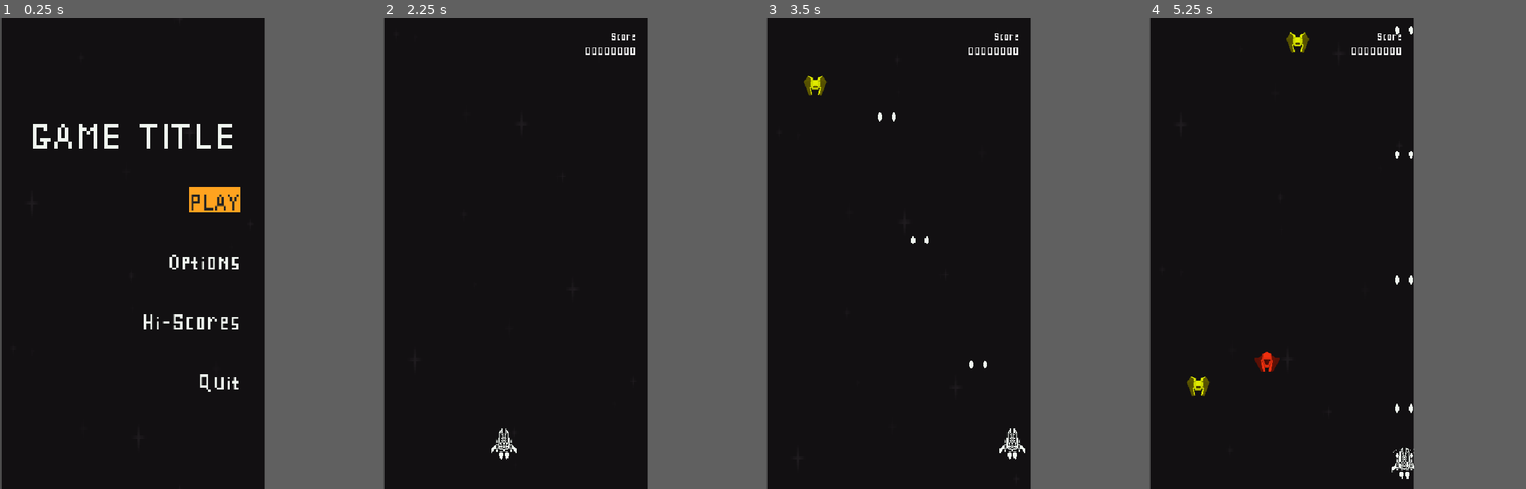
Above: before the commit, frames 1-4 (left to right).
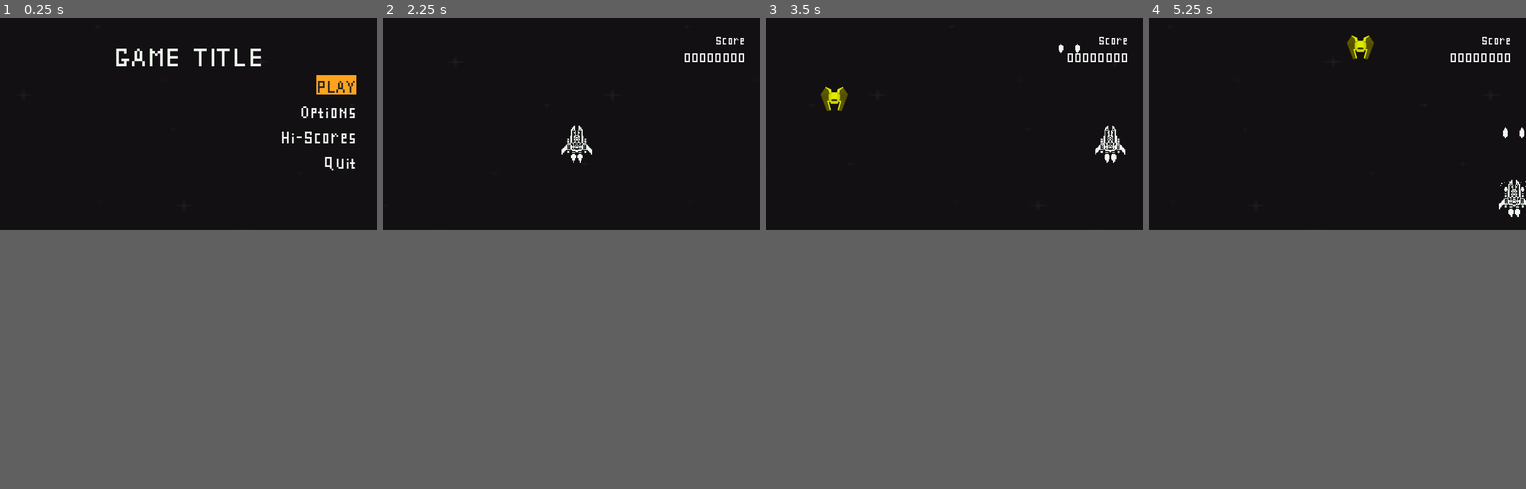
Above: after the commit, the same moments.

Repository: rnakkas/GodotSandbox
Game: Godot game, scene res://ShmupSandbox/Main/Scenes/main.tscn
The game is run twice, just before and just after one commit, with the same random seed, the same clock (stepped at 60 frames per second) and the same inputs.
Inputs (mouse positions are in pixels of both pictures, inside the frame that each line leads up to):
- Up to frame 1 (0.25 s): no input
- Up to frame 2 (2.25 s): click "Options" at 0.5 s; click "Back" at 1.25 s; click "PLAY" at 2 s
- Up to frame 3 (3.5 s): tap Enter at 2.75 s; move the mouse to (958, 229) at 2.77 s; hold D (move_right) from 2.78 s (still down); hold Space (shoot) from 2.78 s (still down)
- Up to frame 4 (5.25 s): move the mouse to (1228, 277) at 3.52 s; release D (move_right) at 3.53 s; release Space (shoot) at 3.53 s; hold S (move_down) 3.53-4.28 s; tap Space (shoot) at 3.6, 5.1 s; move the mouse to (1307, 149) at 4.27 s; hold D (move_right) 4.28-5.03 s; hold Space (shoot) 4.28-5.03 s; move the mouse to (1269, 347) at 5.02 s; hold W (move_up) from 5.03 s (still down)
The window is 450x800 before the commit and 640x360 after it. Grey fills any space a smaller window leaves; there, only what the larger window draws over its background counts as a difference.

The runs differ from the first frame. In frame 1, 4.2% of the frame differs, in the area x 0-95%, y 0-100%; in frame 2, 1.3%; in frame 3, 1.8%; in frame 4, 2.2%.

Commit message:
horizontal ar and resolution

Diff:
--- a/ShmupSandbox/Main/Scenes/game.tscn
+++ b/ShmupSandbox/Main/Scenes/game.tscn
@@ -15,13 +15,13 @@
 
 [node name="PlayerShip" parent="." instance=ExtResource("1_cxqyk")]
 unique_name_in_owner = true
-position = Vector2(246, 877)
+position = Vector2(329, 223)
 
 [node name="Camera2D" type="Camera2D" parent="PlayerShip"]
 limit_left = 0
 limit_top = 0
-limit_right = 540
-limit_bottom = 960
+limit_right = 640
+limit_bottom = 360
 
 [node name="PlayerProjectilesContainer" type="Node2D" parent="."]
 
--- a/ShmupSandbox/UI/Scenes/main_menu.tscn
+++ b/ShmupSandbox/UI/Scenes/main_menu.tscn
@@ -19,26 +19,20 @@
 anchor_bottom = 1.0
 grow_horizontal = 2
 grow_vertical = 2
-theme_override_constants/margin_left = 50
-theme_override_constants/margin_top = 50
-theme_override_constants/margin_right = 50
-theme_override_constants/margin_bottom = 50
+theme_override_constants/margin_left = 35
+theme_override_constants/margin_top = 35
+theme_override_constants/margin_right = 35
+theme_override_constants/margin_bottom = 35
 
 [node name="VBoxContainer" type="VBoxContainer" parent="MarginContainer"]
 layout_mode = 2
-theme_override_constants/separation = 70
-
-[node name="separator" type="Control" parent="MarginContainer/VBoxContainer"]
-layout_mode = 2
-
-[node name="separator2" type="Control" parent="MarginContainer/VBoxContainer"]
-layout_mode = 2
+theme_override_constants/separation = 10
 
 [node name="title" type="Label" parent="MarginContainer/VBoxContainer"]
 layout_mode = 2
 theme_override_colors/font_color = Color(0.941176, 0.964706, 0.941176, 1)
 theme_override_fonts/font = ExtResource("3_v14c2")
-theme_override_font_sizes/font_size = 116
+theme_override_font_sizes/font_size = 70
 text = "GAME TITLE"
 horizontal_alignment = 1
 
@@ -54,7 +48,7 @@
 size_flags_vertical = 4
 focus_neighbor_bottom = NodePath("../../HBoxContainer2/options_button")
 theme_override_fonts/font = ExtResource("3_v14c2")
-theme_override_font_sizes/font_size = 70
+theme_override_font_sizes/font_size = 45
 action_mode = 0
 text = "PLAY"
 flat = true
@@ -71,7 +65,7 @@
 focus_neighbor_top = NodePath("../../HBoxContainer/play_button")
 focus_neighbor_bottom = NodePath("../../HBoxContainer3/hi_scores_button")
 theme_override_fonts/font = ExtResource("3_v14c2")
-theme_override_font_sizes/font_size = 70
+theme_override_font_sizes/font_size = 45
 action_mode = 0
 text = "Options"
 flat = true
@@ -87,7 +81,7 @@
 focus_neighbor_top = NodePath("../../HBoxContainer2/options_button")
 focus_neighbor_bottom = NodePath("../../HBoxContainer4/quit_button")
 theme_override_fonts/font = ExtResource("3_v14c2")
-theme_override_font_sizes/font_size = 70
+theme_override_font_sizes/font_size = 45
 action_mode = 0
 text = "Hi-Scores"
 flat = true
@@ -103,7 +97,7 @@
 size_flags_vertical = 4
 focus_neighbor_top = NodePath("../../HBoxContainer3/hi_scores_button")
 theme_override_fonts/font = ExtResource("3_v14c2")
-theme_override_font_sizes/font_size = 70
+theme_override_font_sizes/font_size = 45
 action_mode = 0
 text = "Quit"
 flat = true
--- a/ShmupSandbox/UI/Scenes/options_menu.tscn
+++ b/ShmupSandbox/UI/Scenes/options_menu.tscn
@@ -8,8 +8,8 @@
 [sub_resource type="StyleBoxFlat" id="StyleBoxFlat_krxhe"]
 bg_color = Color(0.133333, 0.137255, 0.137255, 1)
 skew = Vector2(0.4, 0)
-border_width_top = 12
-border_width_bottom = 12
+border_width_top = 5
+border_width_bottom = 5
 border_color = Color(0.133333, 0.137255, 0.137255, 1)
 corner_detail = 2
 
@@ -25,8 +25,8 @@
 [sub_resource type="StyleBoxFlat" id="StyleBoxFlat_6upo5"]
 bg_color = Color(0.133333, 0.137255, 0.137255, 1)
 skew = Vector2(0.4, 0)
-border_width_top = 12
-border_width_bottom = 12
+border_width_top = 5
+border_width_bottom = 5
 border_color = Color(0.133333, 0.137255, 0.137255, 1)
 
 [sub_resource type="StyleBoxFlat" id="StyleBoxFlat_n03th"]
@@ -63,41 +63,41 @@
 anchor_bottom = 1.0
 grow_horizontal = 2
 grow_vertical = 2
-theme_override_constants/margin_left = 50
-theme_override_constants/margin_top = 50
-theme_override_constants/margin_right = 50
-theme_override_constants/margin_bottom = 50
+theme_override_constants/margin_left = 35
+theme_override_constants/margin_top = 35
+theme_override_constants/margin_right = 35
+theme_override_constants/margin_bottom = 35
 
 [node name="VBoxContainer" type="VBoxContainer" parent="MarginContainer"]
 layout_mode = 2
-theme_override_constants/separation = 70
+theme_override_constants/separation = 12
+
+[node name="options_label" type="Label" parent="MarginContainer/VBoxContainer"]
+layout_mode = 2
+theme_override_fonts/font = ExtResource("1_qkcl6")
+theme_override_font_sizes/font_size = 45
+text = "Options"
+horizontal_alignment = 1
 
 [node name="separator" type="Control" parent="MarginContainer/VBoxContainer"]
 layout_mode = 2
 
-[node name="separator2" type="Control" parent="MarginContainer/VBoxContainer"]
-layout_mode = 2
-
-[node name="options_label" type="Label" parent="MarginContainer/VBoxContainer"]
-layout_mode = 2
-theme_override_fonts/font = ExtResource("1_qkcl6")
-theme_override_font_sizes/font_size = 90
-text = "Options"
-horizontal_alignment = 1
-
 [node name="HBoxContainer" type="HBoxContainer" parent="MarginContainer/VBoxContainer"]
 layout_mode = 2
-theme_override_constants/separation = 35
+size_flags_horizontal = 4
+size_flags_vertical = 4
+theme_override_constants/separation = 20
 
 [node name="VBoxContainer" type="VBoxContainer" parent="MarginContainer/VBoxContainer/HBoxContainer"]
 layout_mode = 2
-theme_override_constants/separation = 5
+size_flags_horizontal = 4
+size_flags_vertical = 4
 
 [node name="sound_label" type="Label" parent="MarginContainer/VBoxContainer/HBoxContainer/VBoxContainer"]
 unique_name_in_owner = true
 layout_mode = 2
 theme_override_fonts/font = ExtResource("1_qkcl6")
-theme_override_font_sizes/font_size = 70
+theme_override_font_sizes/font_size = 35
 text = "Sound"
 horizontal_alignment = 1
 
@@ -109,10 +109,7 @@
 
 [node name="VBoxContainer2" type="VBoxContainer" parent="MarginContainer/VBoxContainer/HBoxContainer"]
 layout_mode = 2
-theme_override_constants/separation = 10
-
-[node name="separator" type="Control" parent="MarginContainer/VBoxContainer/HBoxContainer/VBoxContainer2"]
-layout_mode = 2
+size_flags_vertical = 4
 
 [node name="sound_volume_slider" type="HSlider" parent="MarginContainer/VBoxContainer/HBoxContainer/VBoxContainer2"]
 unique_name_in_owner = true
@@ -129,17 +126,20 @@
 
 [node name="HBoxContainer2" type="HBoxContainer" parent="MarginContainer/VBoxContainer"]
 layout_mode = 2
-theme_override_constants/separation = 38
+size_flags_horizontal = 4
+size_flags_vertical = 4
+theme_override_constants/separation = 20
 
 [node name="VBoxContainer" type="VBoxContainer" parent="MarginContainer/VBoxContainer/HBoxContainer2"]
 layout_mode = 2
+size_flags_vertical = 4
 theme_override_constants/separation = 5
 
 [node name="music_label" type="Label" parent="MarginContainer/VBoxContainer/HBoxContainer2/VBoxContainer"]
 unique_name_in_owner = true
 layout_mode = 2
 theme_override_fonts/font = ExtResource("1_qkcl6")
-theme_override_font_sizes/font_size = 70
+theme_override_font_sizes/font_size = 35
 text = "Music"
 horizontal_alignment = 1
 
@@ -150,10 +150,6 @@
 layout_mode = 2
 
 [node name="VBoxContainer2" type="VBoxContainer" parent="MarginContainer/VBoxContainer/HBoxContainer2"]
-layout_mode = 2
-theme_override_constants/separation = 10
-
-[node name="separator" type="Control" parent="MarginContainer/VBoxContainer/HBoxContainer2/VBoxContainer2"]
 layout_mode = 2
 
 [node name="music_volume_slider" type="HSlider" parent="MarginContainer/VBoxContainer/HBoxContainer2/VBoxContainer2"]
@@ -171,10 +167,12 @@
 
 [node name="HBoxContainer3" type="HBoxContainer" parent="MarginContainer/VBoxContainer"]
 layout_mode = 2
-theme_override_constants/separation = 32
+size_flags_horizontal = 4
+theme_override_constants/separation = 20
 
 [node name="VBoxContainer" type="VBoxContainer" parent="MarginContainer/VBoxContainer/HBoxContainer3"]
 layout_mode = 2
+size_flags_vertical = 4
 theme_override_constants/separation = 5
 
 [node name="screen_shake_label" type="Label" parent="MarginContainer/VBoxContainer/HBoxContainer3/VBoxContainer"]
@@ -182,26 +180,23 @@
 layout_mode = 2
 size_flags_horizontal = 4
 theme_override_fonts/font = ExtResource("1_qkcl6")
-theme_override_font_sizes/font_size = 70
+theme_override_font_sizes/font_size = 35
 text = "Screen
 Shake"
 horizontal_alignment = 1
 
-[node name="Control" type="Control" parent="MarginContainer/VBoxContainer/HBoxContainer3"]
+[node name="separator" type="Control" parent="MarginContainer/VBoxContainer/HBoxContainer3"]
 layout_mode = 2
 
 [node name="VBoxContainer2" type="VBoxContainer" parent="MarginContainer/VBoxContainer/HBoxContainer3"]
 layout_mode = 2
 theme_override_constants/separation = 10
 
-[node name="separator" type="Control" parent="MarginContainer/VBoxContainer/HBoxContainer3/VBoxContainer2"]
-layout_mode = 2
-
 [node name="screen_shake_amount_slider" type="HSlider" parent="MarginContainer/VBoxContainer/HBoxContainer3/VBoxContainer2"]
 unique_name_in_owner = true
 custom_minimum_size = Vector2(200, 50)
 layout_mode = 2
-size_flags_vertical = 8
+size_flags_vertical = 4
 theme_override_constants/grabber_offset = 5000
 theme_override_styles/slider = SubResource("StyleBoxFlat_krxhe")
 theme_override_styles/grabber_area = SubResource("StyleBoxFlat_unpda")
@@ -212,17 +207,18 @@
 
 [node name="HBoxContainer4" type="HBoxContainer" parent="MarginContainer/VBoxContainer"]
 layout_mode = 2
-size_flags_horizontal = 0
+size_flags_horizontal = 4
 
 [node name="VBoxContainer2" type="VBoxContainer" parent="MarginContainer/VBoxContainer/HBoxContainer4"]
 layout_mode = 2
+size_flags_vertical = 4
 
 [node name="back_button" type="Button" parent="MarginContainer/VBoxContainer/HBoxContainer4/VBoxContainer2"]
 unique_name_in_owner = true
 layout_mode = 2
 size_flags_horizontal = 4
 theme_override_fonts/font = ExtResource("1_qkcl6")
-theme_override_font_sizes/font_size = 70
+theme_override_font_sizes/font_size = 35
 action_mode = 0
 text = "Back"
 flat = true
--- /dev/null
+++ b/ShmupSandbox/UI/Scenes/parallax_background.tscn
@@ -0,0 +1,18 @@
+[gd_scene load_steps=3 format=3 uid="uid://v4u6mxfaksoq"]
+
+[ext_resource type="Script" uid="uid://cv1tb3kosvc8x" path="res://ShmupSandbox/UI/Scripts/parallax_background.gd" id="1_22bcp"]
+[ext_resource type="Texture2D" uid="uid://db1kvoxnhwk4t" path="res://ShmupSandbox/Assets/ParallaxBackgrounds/black.png" id="2_jvt07"]
+
+[node name="ParallaxBackground" type="ParallaxBackground"]
+process_mode = 1
+script = ExtResource("1_22bcp")
+scroll_speed = 160.0
+
+[node name="ParallaxLayer" type="ParallaxLayer" parent="."]
+motion_scale = Vector2(0, 0.5)
+motion_mirroring = Vector2(670, 0)
+
+[node name="Sprite2D" type="Sprite2D" parent="ParallaxLayer"]
+position = Vector2(338, 189)
+scale = Vector2(2.61719, 1.49219)
+texture = ExtResource("2_jvt07")
--- a/ShmupSandbox/UI/Scenes/pause_menu.tscn
+++ b/ShmupSandbox/UI/Scenes/pause_menu.tscn
@@ -38,7 +38,7 @@
 
 [node name="VBoxContainer" type="VBoxContainer" parent="MarginContainer"]
 layout_mode = 2
-theme_override_constants/separation = 70
+theme_override_constants/separation = 10
 
 [node name="separator" type="Control" parent="MarginContainer/VBoxContainer"]
 layout_mode = 2
@@ -50,7 +50,7 @@
 layout_mode = 2
 size_flags_horizontal = 4
 theme_override_fonts/font = ExtResource("1_ur1kj")
-theme_override_font_sizes/font_size = 90
+theme_override_font_sizes/font_size = 45
 text = "Paused"
 horizontal_alignment = 1
 
@@ -64,7 +64,7 @@
 size_flags_horizontal = 4
 focus_neighbor_bottom = NodePath("../../HBoxContainer2/options_button")
 theme_override_fonts/font = ExtResource("1_ur1kj")
-theme_override_font_sizes/font_size = 70
+theme_override_font_sizes/font_size = 35
 action_mode = 0
 text = "Resume"
 flat = true
@@ -80,7 +80,7 @@
 focus_neighbor_top = NodePath("../../HBoxContainer/resume_button")
 focus_neighbor_bottom = NodePath("../../HBoxContainer3/main_menu_button")
 theme_override_fonts/font = ExtResource("1_ur1kj")
-theme_override_font_sizes/font_size = 70
+theme_override_font_sizes/font_size = 35
 action_mode = 0
 text = "Options"
 flat = true
@@ -96,7 +96,7 @@
 focus_neighbor_top = NodePath("../../HBoxContainer2/options_button")
 focus_neighbor_bottom = NodePath("../../HBoxContainer4/quit_button")
 theme_override_fonts/font = ExtResource("1_ur1kj")
-theme_override_font_sizes/font_size = 70
+theme_override_font_sizes/font_size = 35
 action_mode = 0
 text = "Main Menu"
 flat = true
@@ -111,7 +111,7 @@
 size_flags_horizontal = 4
 focus_neighbor_top = NodePath("../../HBoxContainer3/main_menu_button")
 theme_override_fonts/font = ExtResource("1_ur1kj")
-theme_override_font_sizes/font_size = 70
+theme_override_font_sizes/font_size = 35
 action_mode = 0
 text = "Quit"
 flat = true
--- a/ShmupSandbox/UI/Scenes/ui_layer.tscn
+++ b/ShmupSandbox/UI/Scenes/ui_layer.tscn
@@ -1,12 +1,11 @@
-[gd_scene load_steps=8 format=3 uid="uid://wq32mri3ebiv"]
+[gd_scene load_steps=7 format=3 uid="uid://wq32mri3ebiv"]
 
 [ext_resource type="PackedScene" uid="uid://dw1uu0vpx6e46" path="res://ShmupSandbox/UI/Scenes/main_menu.tscn" id="1_ga2yo"]
 [ext_resource type="Script" uid="uid://s70ghdyj3lk3" path="res://ShmupSandbox/UI/Scripts/ui_layer.gd" id="1_hgdm0"]
 [ext_resource type="PackedScene" uid="uid://ny01qnyexpg2" path="res://ShmupSandbox/UI/Scenes/options_menu.tscn" id="2_hgdm0"]
 [ext_resource type="PackedScene" uid="uid://bumbgw58q7r1d" path="res://ShmupSandbox/UI/Scenes/pause_menu.tscn" id="3_3gw38"]
 [ext_resource type="PackedScene" uid="uid://btcsgnuk4yo61" path="res://ShmupSandbox/UI/Scenes/player_hud.tscn" id="4_dqs3x"]
-[ext_resource type="Script" uid="uid://cv1tb3kosvc8x" path="res://ShmupSandbox/UI/Scripts/parallax_background.gd" id="5_kbioj"]
-[ext_resource type="Texture2D" uid="uid://db1kvoxnhwk4t" path="res://ShmupSandbox/Assets/ParallaxBackgrounds/black.png" id="6_dlse4"]
+[ext_resource type="PackedScene" uid="uid://v4u6mxfaksoq" path="res://ShmupSandbox/UI/Scenes/parallax_background.tscn" id="6_ga2yo"]
 
 [node name="UI_layer" type="CanvasLayer"]
 process_mode = 3
@@ -27,19 +26,7 @@
 unique_name_in_owner = true
 visible = false
 
-[node name="ParallaxBackground" type="ParallaxBackground" parent="."]
-process_mode = 1
-script = ExtResource("5_kbioj")
-scroll_speed = 160.0
-
-[node name="ParallaxLayer" type="ParallaxLayer" parent="ParallaxBackground"]
-motion_scale = Vector2(0, 0.5)
-motion_mirroring = Vector2(0, 960)
-
-[node name="Sprite2D" type="Sprite2D" parent="ParallaxBackground/ParallaxLayer"]
-position = Vector2(270.5, 484)
-scale = Vector2(2.08984, 3.79688)
-texture = ExtResource("6_dlse4")
+[node name="ParallaxBackground" parent="." instance=ExtResource("6_ga2yo")]
 
 [connection signal="hi_scores_button_pressed" from="main_menu" to="." method="_on_main_menu_hi_scores_button_pressed"]
 [connection signal="options_button_pressed" from="main_menu" to="." method="_on_main_menu_options_button_pressed"]
--- a/ShmupSandbox/UI/Scripts/parallax_background.gd
+++ b/ShmupSandbox/UI/Scripts/parallax_background.gd
@@ -5,4 +5,4 @@
 @export var scroll_speed : float = 50.0
 
 func _process(delta: float) -> void:
-	background_layer.motion_offset.y += scroll_speed * delta
+	background_layer.motion_offset.x -= scroll_speed * delta
--- a/project.godot
+++ b/project.godot
@@ -22,10 +22,11 @@
 
 [display]
 
-window/size/viewport_width=540
-window/size/viewport_height=960
-window/stretch/mode="canvas_items"
+window/size/viewport_width=640
+window/size/viewport_height=360
+window/stretch/mode="viewport"
 window/stretch/aspect="expand"
+window/stretch/scale_mode="integer"
 window/handheld/orientation=1
 
 [dotnet]
